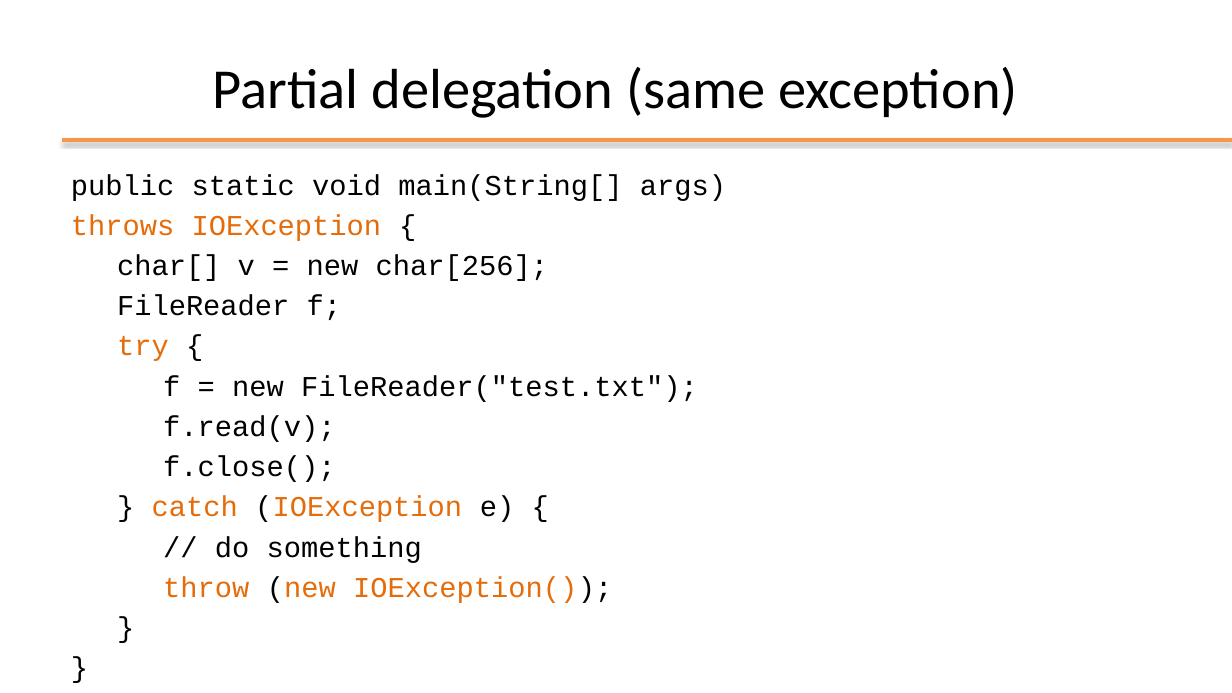
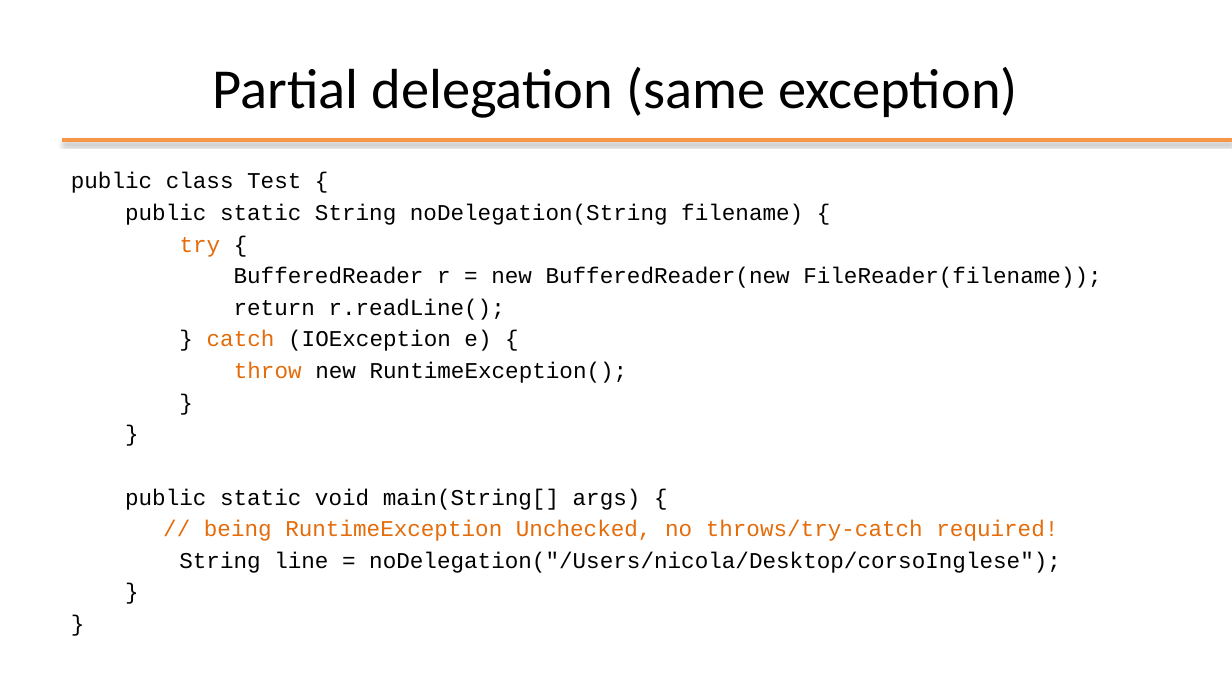
Before and after one commit to plctechnician/ooprogramming, a slide deck: slide 21 of java/slides/ppt/07 - Java Exceptions.pptx. Drawn at 1232x693 pixels with LibreOffice and Linux fonts; fonts in the diff are those of the drawing; background and template pictures are left out. Boxes give left, top, right and bottom in pixels: in the first picture for what was removed or moved away, otherwise in the second. Text is boxed around its words. In the diff, an @@ line names an element or a change of style, - is before the commit and + after.

```diff
--- a/java/slides/ppt/07 - Java Exceptions.pptx
+++ b/java/slides/ppt/07 - Java Exceptions.pptx
@@ text at (71, 172, 803, 225): text changed; size 22.4 to 17.6 pt @@
-public static void main(String[] args)
-throws IOException {
-char[] v = new char[256];
-FileReader f;
+public class Test {
+public static String noDelegation(String filename) {
@@ text at (180, 237, 491, 351): size 22.4 to 17.6 pt in "try {", "} catch (IOException e) {", "}", "}"; text colour #E46C0A to #000000 in "(IOException" @@
@@ text at (234, 267, 1101, 320): text changed; size 22.4 to 17.6 pt @@
-f = new FileReader("test.txt");
-f.read(v);
-f.close();
+BufferedReader r = new BufferedReader(new FileReader(filename));
+return r.readLine();
@@ text at (234, 362, 628, 383): text changed; size 22.4 to 17.6 pt; text colour #E46C0A to #000000 @@
-// do something
-throw (new IOException());
+throw new RuntimeException();
@@ text at (125, 488, 1061, 573): paragraphs added @@
+public static void main(String[] args) {
+// being RuntimeException Unchecked, no throws/try-catch required!
+String line = noDelegation("/Users/nicola/Desktop/corsoInglese");
+}
+}
```
Also in this commit, not shown: 18 other slides changed, 6 slides removed, 14 other files.
